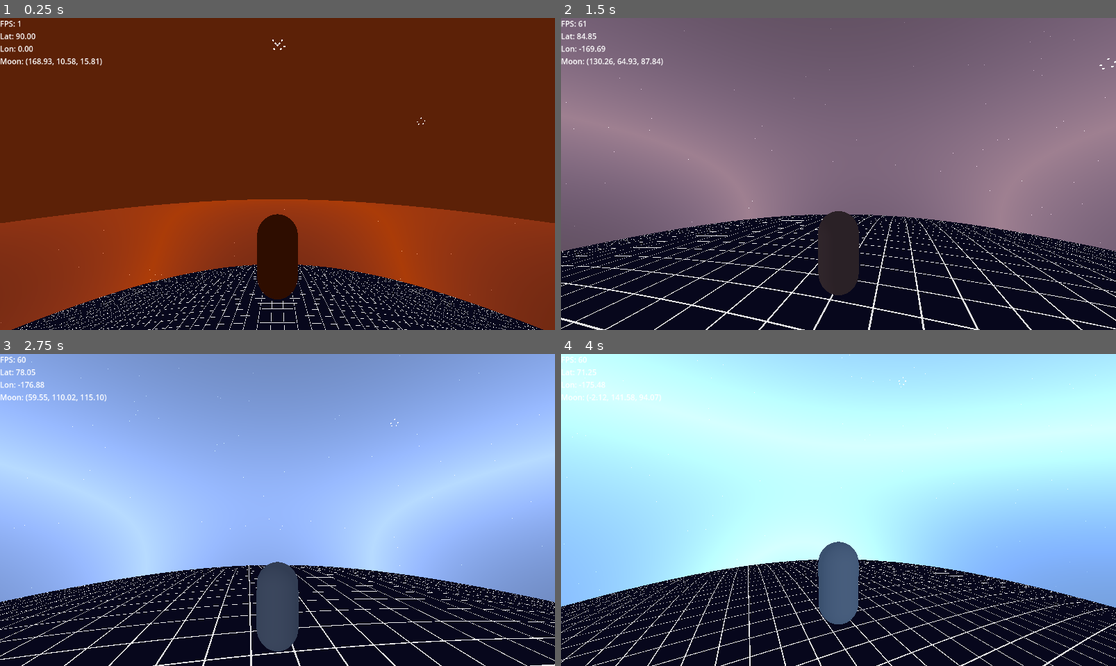
Above: before the commit, frames 1-4 (two rows, left to right).
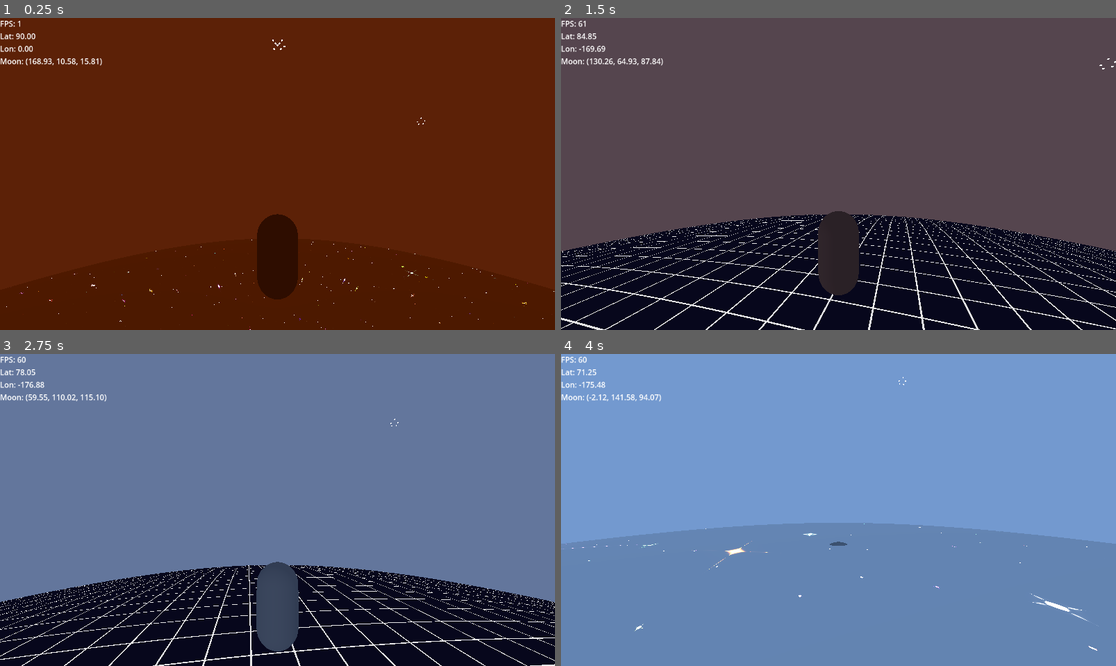
Above: after the commit, the same moments.

Repository: valfrom/LittlePlanet
Game: Godot game, scene res://world.tscn
Same seed, same stepped clock (60 frames per second), same inputs: the game is played once before the commit and once after it.
Inputs (mouse positions are in pixels of both pictures, inside the frame that each line leads up to):
- Up to frame 1 (0.25 s): no input
- Up to frame 2 (1.5 s): move the mouse to (866, 174) at 0.52 s; hold W (move_forward) from 0.53 s (still down); tap Space (jump) at 0.77 s; move the mouse to (810, 174) at 1.27 s
- Up to frame 3 (2.75 s): keep holding W (move_forward); tap Space (jump) at 1.52 s; move the mouse to (288, 503) at 2.02 s
- Up to frame 4 (4 s): keep holding W (move_forward); move the mouse to (832, 516) at 2.77 s; tap Space (jump) at 3.02, 3.77 s; move the mouse to (877, 513) at 3.52 s

The runs differ from the first frame. In frame 1, 37% of the frame differs, in the area x 0-100%, y 58-100%; in frame 2, 66%; in frame 3, 72%; in frame 4, 100%, in the area x 0-100%, y 0-100%.

Commit message:
Replace atmosphere shader with starfield version

Diff:
--- a/Atmosphere.gdshader
+++ b/Atmosphere.gdshader
@@ -1,37 +1,134 @@
 shader_type spatial;
-render_mode unshaded, cull_front, depth_draw_always, blend_add;
+render_mode depth_prepass_alpha;
+render_mode diffuse_toon;
+render_mode specular_toon;
 
-uniform vec4 zenith_color : source_color = vec4(0.1, 0.2, 0.6, 1.0);
-uniform vec4 horizon_color : source_color = vec4(0.8, 0.4, 0.1, 1.0);
+// Atmosphere controls
+uniform vec3 zenith_color : source_color = vec3(0.02, 0.04, 0.12);
+uniform vec3 horizon_color : source_color = vec3(0.15, 0.25, 0.40);
 uniform vec3 sun_direction = vec3(0.0, 1.0, 0.0);
-uniform float horizon_falloff : hint_range(0.1, 8.0) = 1.5;
-uniform float opacity : hint_range(0.0, 1.0) = 0.8;
-uniform float star_intensity : hint_range(0.0, 5.0) = 0.6;
-uniform float star_density : hint_range(0.0, 1.0) = 0.035;
+uniform float horizon_height : hint_range(0.0, 1.0, 0.001) = 0.45;
+uniform float horizon_softness : hint_range(0.01, 1.0, 0.001) = 0.25;
+uniform float horizon_brightness : hint_range(0.0, 2.0, 0.001) = 1.0;
+uniform float vignette_strength : hint_range(0.0, 1.0, 0.001) = 0.35;
+uniform float star_contribution : hint_range(0.0, 1.0, 0.001) = 1.0;
 
-varying vec3 world_position;
+// Starfield controls
+uniform vec3 background_color : source_color = vec3(0.02, 0.04, 0.12);
+uniform float aspect_ratio = 1.0;
+uniform float density : hint_range(0.0, 3.0, 0.0001) = 1.3;
+uniform int layer_parascale : hint_range(0, 5, 1) = 4;
+uniform vec2 star_speed = vec2(0.0);
+uniform vec2 star_wave = vec2(0.0);
+uniform float star_size : hint_range(0.0, 100.0, 0.01) = 3.0;
+uniform float star_rotate_speed : hint_range(-3.0, 3.0) = 0.5;
+uniform float twinkle_effect : hint_range(0.0, 1.0, 0.01) = 0.6;
+uniform float twinkle_speed : hint_range(0.0, 100.0, 0.01) = 0.3;
+uniform bool pixelate_enabled = false;
+uniform float pixelate_count = 1000.0;
 
-void vertex() {
-    VERTEX *= 1.05;
-    world_position = (MODEL_MATRIX * vec4(VERTEX, 1.0)).xyz;
+float one_div_x(float x) {
+    return (abs(x) < 0.0001) ? 1.0 : (1.0 / x);
+}
+
+float one_div_x2(float x) {
+    return one_div_x(x) * one_div_x(x);
+}
+
+float get_beta_w(float x, float f, float size) {
+    return size * x * PI / f;
+}
+
+float get_beta_h(float y, float f, float size) {
+    return size * y * PI / f;
+}
+
+float get_i(vec2 uv, float f, vec2 SIZE) {
+    return one_div_x2(get_beta_w(uv.x, f, SIZE.x)) * one_div_x2(get_beta_h(uv.y, f, SIZE.y));
+}
+
+float random(vec2 st) {
+    return fract(sin(dot(st.xy, vec2(12.9898, 78.233))) * 43759.5453123);
+}
+
+vec2 get_snowflake_world_center(vec2 grid_id, vec2 time_offset, vec2 snow_offset, float layer_scale) {
+    return (grid_id + snow_offset + time_offset) / layer_scale;
+}
+
+vec2 rotate(vec2 uv, float add_theta) {
+    float theta = atan(uv.y, uv.x) + add_theta;
+    float r = length(uv);
+    return vec2(r * cos(theta), r * sin(theta));
+}
+
+vec3 get_stars(vec2 uv) {
+    vec2 st = uv;
+    if (pixelate_enabled) {
+        st = round(st * pixelate_count) / pixelate_count;
+    }
+    st.x *= aspect_ratio;
+    vec2 cuv = (st - 0.5) * 2.0;
+
+    vec3 star_color = background_color;
+
+    for (int layer = 0; layer < layer_parascale; layer++) {
+        float layer_scale = exp(float(layer + 1) * density);
+        vec2 layer_speed = vec2(star_speed.x, star_speed.y) * (1.0 + float(layer) * 0.3);
+        float layer_size = star_size * (1.0 - float(layer) * 0.2);
+
+        vec2 layer_st = st * layer_scale;
+        vec2 cuv_st = cuv;
+
+        vec2 time_offset = TIME * layer_speed;
+        layer_st -= time_offset;
+
+        vec2 grid_st = fract(layer_st);
+        vec2 grid_id = floor(layer_st);
+
+        float rand_seed = random(grid_id);
+
+        vec2 snow_pos = vec2(
+            0.5 + (0.3 * sin((rand_seed * 6.28) + (TIME * star_wave.x))),
+            0.5 + (0.2 * cos((rand_seed * 12.56) + (TIME * star_wave.y)))
+        );
+
+        float dist = distance(grid_st, snow_pos);
+        float snow_size = layer_size * 0.01 * (0.5 + 0.5 * rand_seed);
+        float brightness = 1.0 - (float(layer) * 0.3);
+
+        float m = exp((-dist * dist) / (snow_size * snow_size));
+
+        vec2 fst = cuv_st - (get_snowflake_world_center(grid_id, time_offset, snow_pos, layer_scale) - 0.5) * 2.0;
+        fst = rotate(fst, TIME * star_rotate_speed);
+
+        float snowflake = m * 0.5 * (get_i(fst, 0.8 - (dist * 42.0), vec2(1.0 / snow_size)) + 1.0);
+
+        float twinkle = (1.0 - twinkle_effect) + twinkle_effect * (sin(rand_seed * 100.0 + TIME * twinkle_speed) * cos(rand_seed * 120.0 + TIME * (twinkle_speed + 2.0)));
+        snowflake *= twinkle;
+
+        vec3 color_type = vec3(random(grid_id - 3.0), random(grid_id + 7.0), random(grid_id + 5.0));
+
+        star_color = max(star_color + (snowflake * brightness) * color_type, star_color);
+    }
+
+    return star_color;
 }
 
 void fragment() {
-    vec3 normal = normalize(NORMAL);
-    vec3 view_dir = normalize(CAMERA_POSITION_WORLD - world_position);
-    float horizon_amount = pow(1.0 - clamp(abs(dot(normal, view_dir)), 0.0, 1.0), horizon_falloff);
-    float sun_wrap = pow(clamp(dot(normalize(-sun_direction), normal), 0.0, 1.0), 4.0);
-    vec3 base_color = mix(zenith_color.rgb, horizon_color.rgb, horizon_amount);
-    vec3 final_color = mix(base_color, horizon_color.rgb, sun_wrap);
+    vec2 st = UV;
+    vec2 vignette_uv = (st - 0.5) * vec2(aspect_ratio, 1.0);
 
-    // Procedurally generate twinkling stars when the sun influence is low.
-    vec3 star_dir = normalize(world_position);
-    vec3 hash_position = fract(star_dir * 43758.5453);
-    float hash_value = fract(dot(hash_position, vec3(12.9898, 78.233, 37.719)) * 43758.5453);
-    float star_mask = step(1.0 - star_density, hash_value);
-    vec3 star_color = vec3(star_intensity * star_mask);
-    final_color += star_color;
+    float horizon_mask = smoothstep(horizon_height - horizon_softness, horizon_height + horizon_softness, st.y);
+    vec3 base_color = mix(horizon_color, zenith_color, horizon_mask);
 
-    ALBEDO = final_color;
-    ALPHA = clamp((horizon_amount + sun_wrap) * opacity, 0.0, 1.0);
+    float falloff = clamp(length(vignette_uv), 0.0, 1.0);
+    float vignette = mix(1.0, 1.0 - falloff, vignette_strength);
+    base_color *= vignette * horizon_brightness;
+
+    vec3 star_color = get_stars(UV);
+    vec3 color = base_color + (star_color - background_color) * star_contribution;
+
+    ALBEDO = vec3(0.0);
+    EMISSION = color;
+    ALPHA = 1.0;
 }
--- a/AtmosphereMaterial.tres
+++ b/AtmosphereMaterial.tres
@@ -4,7 +4,22 @@
 
 [resource]
 shader = ExtResource("1_g4ehh")
-shader_parameter/zenith_color = Color(0.05, 0.12, 0.35, 1)
-shader_parameter/horizon_color = Color(0.5, 0.3, 0.1, 1)
-shader_parameter/horizon_falloff = 1.6
-shader_parameter/opacity = 0.85
+shader_parameter/zenith_color = Color(0.02, 0.04, 0.12, 1)
+shader_parameter/horizon_color = Color(0.15, 0.25, 0.4, 1)
+shader_parameter/horizon_height = 0.45
+shader_parameter/horizon_softness = 0.25
+shader_parameter/horizon_brightness = 1.0
+shader_parameter/vignette_strength = 0.35
+shader_parameter/star_contribution = 1.0
+shader_parameter/background_color = Color(0.02, 0.04, 0.12, 1)
+shader_parameter/aspect_ratio = 1.0
+shader_parameter/density = 1.3
+shader_parameter/layer_parascale = 4
+shader_parameter/star_speed = Vector2(0, 0)
+shader_parameter/star_wave = Vector2(0, 0)
+shader_parameter/star_size = 3.0
+shader_parameter/star_rotate_speed = 0.5
+shader_parameter/twinkle_effect = 0.6
+shader_parameter/twinkle_speed = 0.3
+shader_parameter/pixelate_enabled = false
+shader_parameter/pixelate_count = 1000.0
